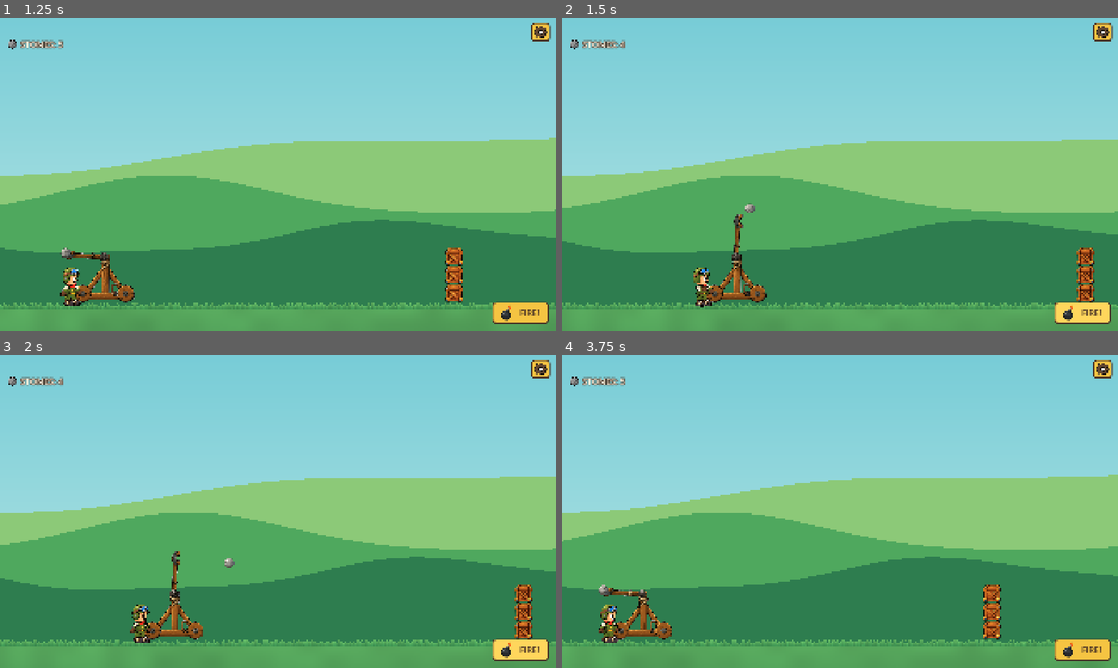
Above: before the commit, frames 1-4 (two rows, left to right).
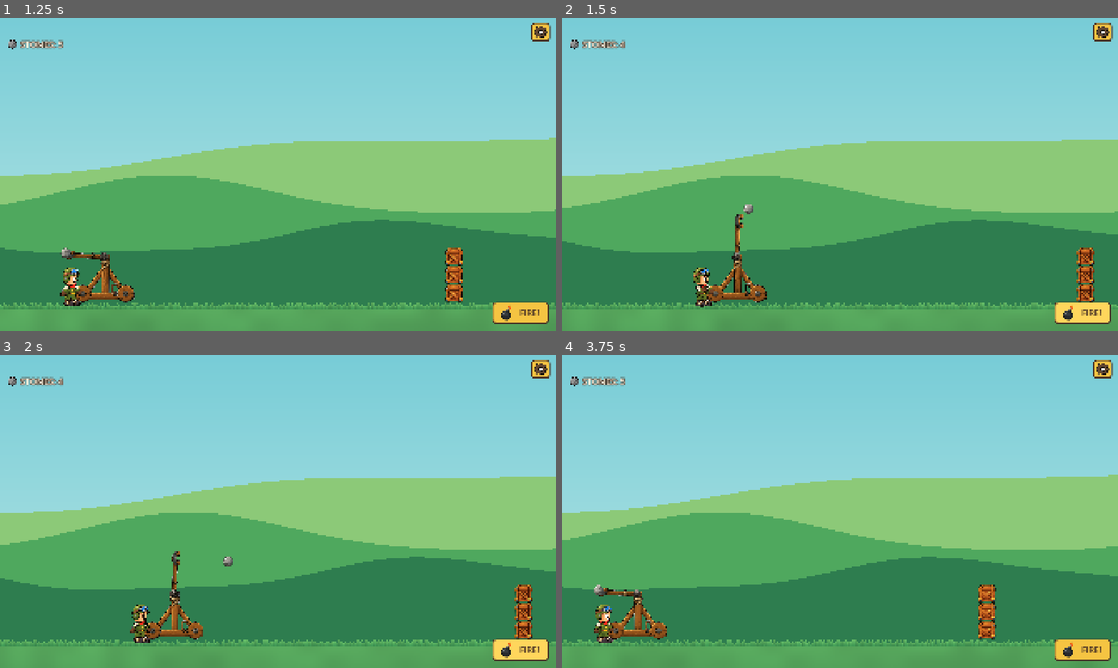
Above: after the commit, the same moments.

Repository: hazlema/kingdom-crumble
Game: Godot game, scene res://scenes/main_menu.tscn
Two runs of this game, one before a commit and one after it. Both use one fixed random seed, a clock stepped at 60 frames per second and the inputs below.
Inputs (mouse positions are in pixels of both pictures, inside the frame that each line leads up to):
- Up to frame 1 (1.25 s): click "🌿 Chill" at 0.5 s
- Up to frame 2 (1.5 s): click "FIRE!" at 1.25 s
- Up to frame 3 (2 s): no input
- Up to frame 4 (3.75 s): click (1101, 370) at 2 s; click "Restart Level" at 2.75 s; tap Enter (advance) at 3.5, 3.6 s; move the mouse to (962, 495) at 3.52 s; hold . (scout_right) from 3.53 s (still down); click (962, 495) at 3.67 s

Frame 1 is identical in both runs. In frame 2, 0.5% of the frame differs, in the area x 23-37%, y 59-93%; in frame 3, less than 0.1%; in frame 4, 2.5%, in the area x 0-100%, y 38-94%.

Commit message:
feat: calm post-impact crate wobble — damping + physics interpolation
Crates get linear/angular damping so they settle after a hit instead of
rocking; bounce remains the per-tier dial. Physics interpolation on and
the 0.816 jitter_fix warp zeroed — motion renders smoothly between
physics ticks instead of stepping.

Co-Authored-By: Claude Fable 5 <noreply@anthropic.com>

Diff:
--- a/project.godot
+++ b/project.godot
@@ -35,7 +35,8 @@
 
 [physics]
 
-common/physics_jitter_fix=0.816
+common/physics_interpolation=true
+common/physics_jitter_fix=0.0
 3d/physics_engine="Jolt Physics"
 
 [rendering]
--- a/src/gameplay/crate.gd
+++ b/src/gameplay/crate.gd
@@ -2,6 +2,12 @@
 extends RigidBody2D
 
 const STANDING_MAX_DEG := 45.0
+
+# Post-impact settle feel: higher = crates calm down faster after a
+# hit, lower = they slosh and rock longer. Bounce stays the per-tier
+# gameplay dial (resources/difficulty/*.tres).
+const LINEAR_DAMP := 0.3
+const ANGULAR_DAMP := 3.0
 
 var type_id := "crate-wood"
 
@@ -9,6 +15,8 @@
 	var mat := PhysicsMaterial.new()
 	mat.bounce = Settings.preset.crate_natural_bounce if Settings.preset else 0.5
 	physics_material_override = mat
+	linear_damp = LINEAR_DAMP
+	angular_damp = ANGULAR_DAMP
 
 func is_standing() -> bool:
 	return is_standing_rotation(rotation)
